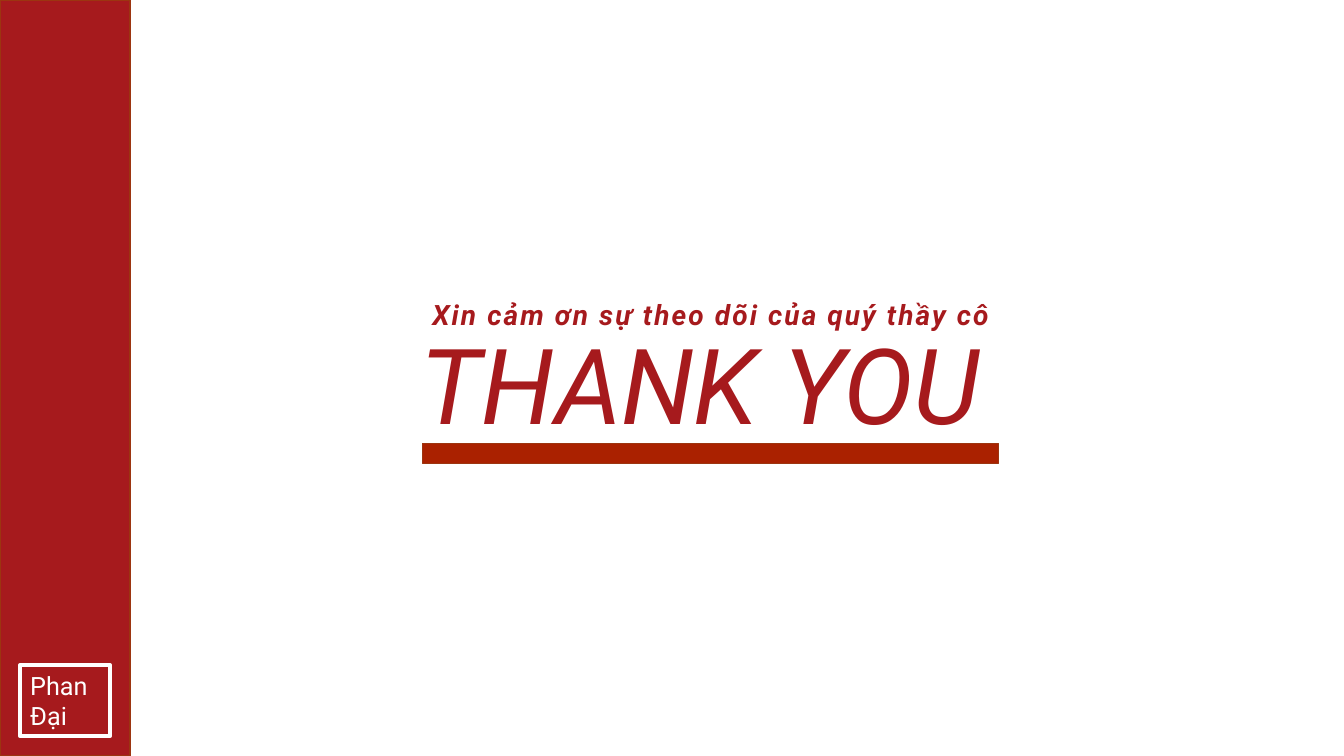
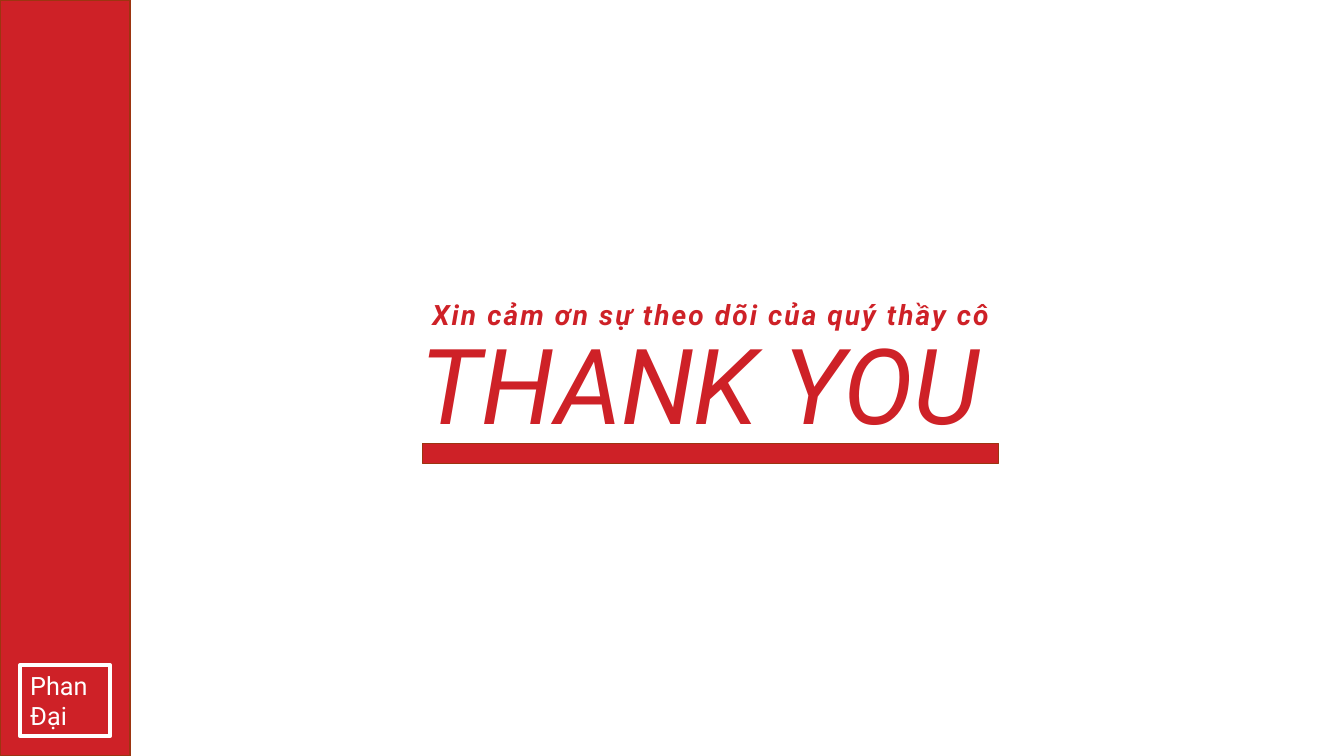
Before and after one commit to PerryPhan/Blockchain-DNS-document, a slide deck: slide 16 of slide/D17CQAT01_PhanDai_N17DCAT013.pptx (slide 11 before the commit). Drawn at 1344x756 pixels with LibreOffice and Linux fonts; fonts in the diff are those of the drawing; background and template pictures are left out. Boxes give left, top, right and bottom in pixels: in the first picture for what was removed or moved away, otherwise in the second. Text is boxed around its words. In the diff, an @@ line names an element or a change of style, - is before the commit and + after.

```diff
--- a/slide/D17CQAT01_PhanDai_N17DCAT013.pptx
+++ b/slide/D17CQAT01_PhanDai_N17DCAT013.pptx
@@ rectangle at [0, 0, 130, 756]: fill #A61A1D to #CE2127 @@
@@ text "Xin cảm ơn sự theo ..." at [432, 302, 989, 331]: text colour #A61A1D to #CE2127 @@
@@ text "THANK YOU" at [421, 328, 980, 449]: text colour #A61A1D to #CE2127 @@
@@ rectangle at [422, 444, 999, 464]: fill #AA2100 to #CE2127 @@
```
Also in this commit, not shown: 10 other slides changed, 5 slides added, 2 other files.
